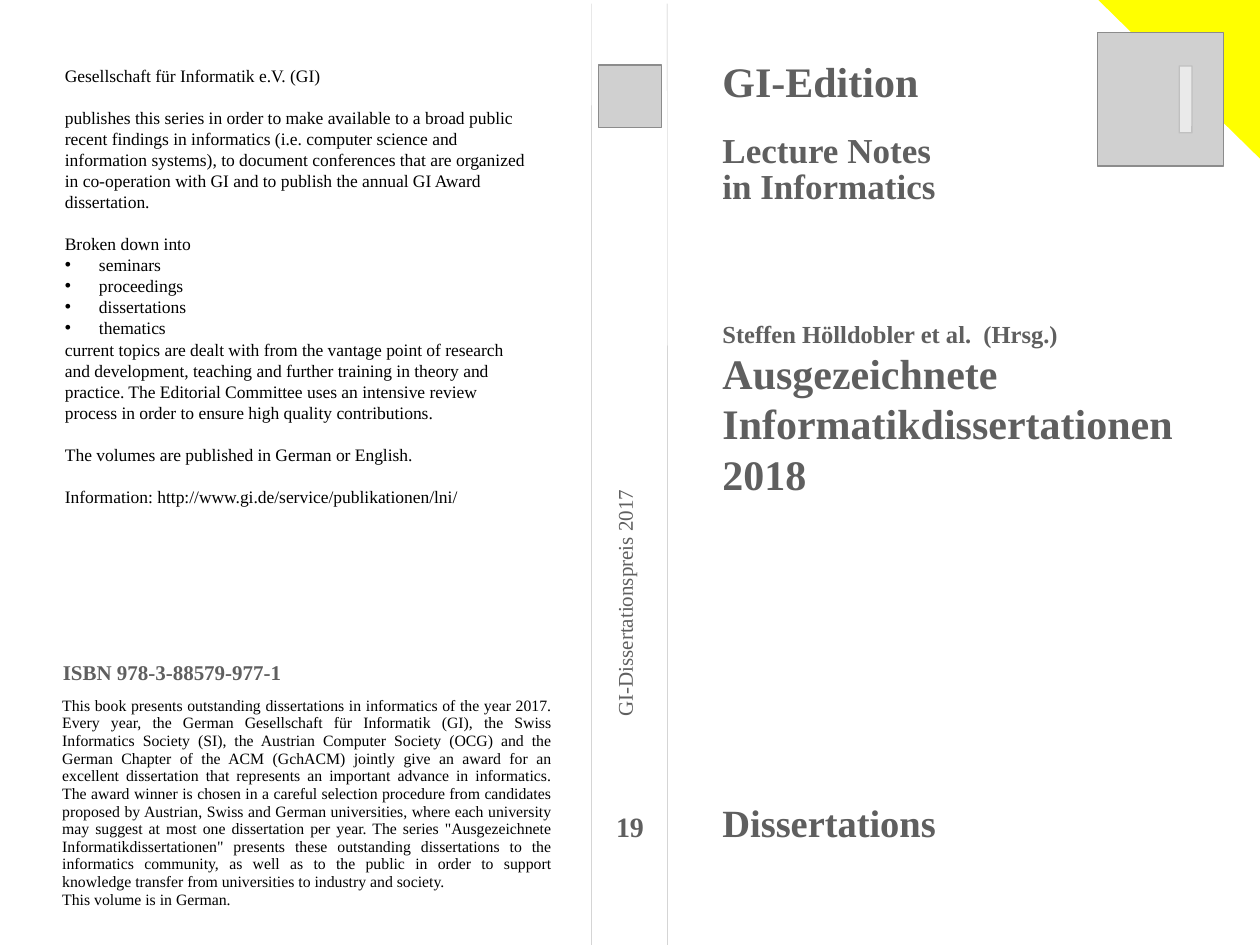
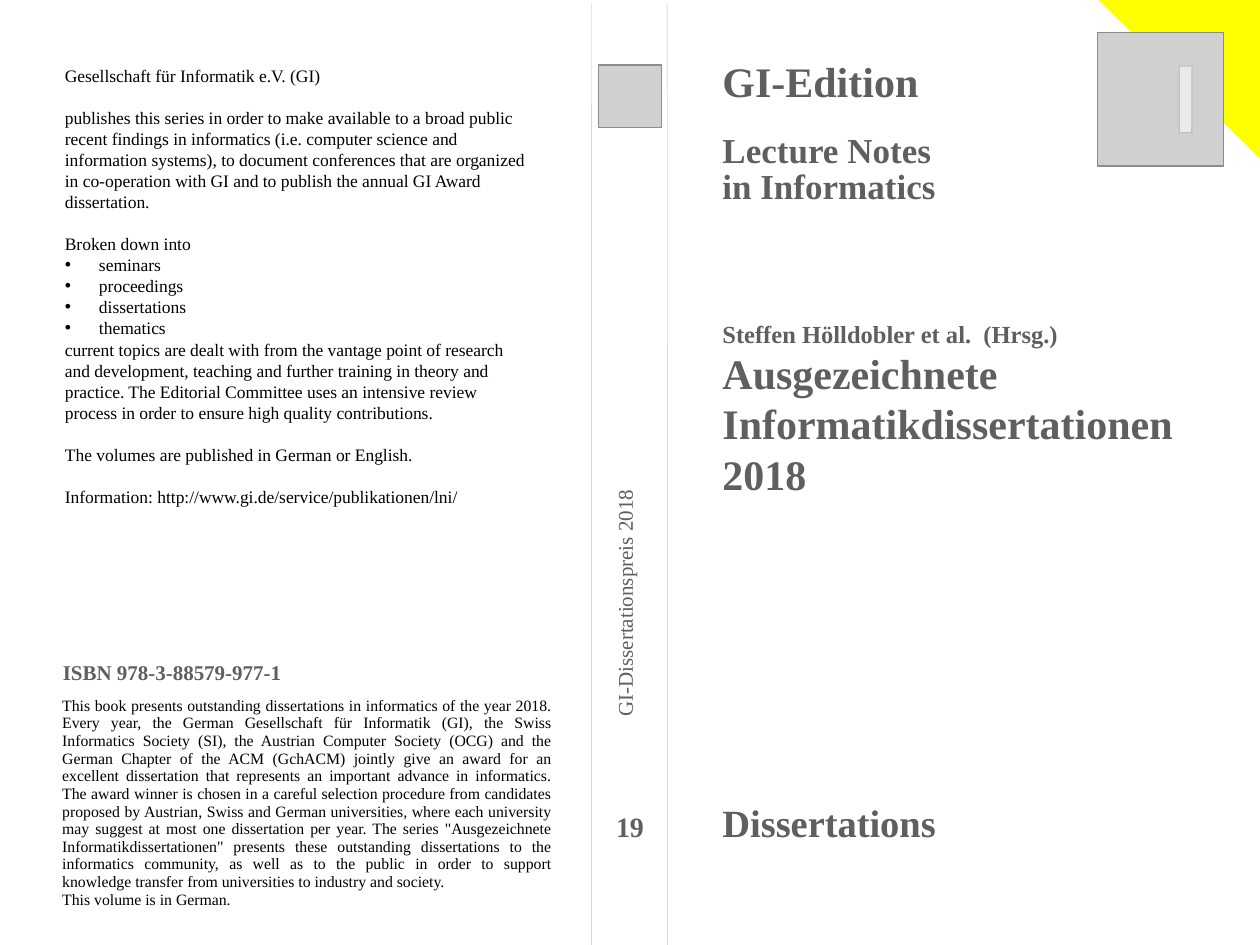
Before and after one commit to nm-wu/GIDiss-LNI, a slide deck: slide 1 of vorspann/Cover-LNI-D-2018.odp. Drawn at 1260x945 pixels with LibreOffice and Linux fonts; fonts in the diff are those of the drawing; grey boxes stand for pictures. Boxes give left, top, right and bottom in pixels: in the first picture for what was removed or moved away, otherwise in the second. Text is boxed around its words. In the diff, an @@ line names an element or a change of style, - is before the commit and + after.

```diff
--- a/vorspann/Cover-LNI-D-2018.odp
+++ b/vorspann/Cover-LNI-D-2018.odp
@@ text at (614,494,637,711): text changed @@
-GI-Dissertationspreis 2017
+GI-Dissertationspreis 2018
@@ text at (62,700,551,890): text changed @@
-This book presents outstanding dissertations in informatics of the year 2017. Every year, the German Gesellschaft für Informatik (GI), the Swiss Informatics Society (SI), the Austrian Computer Society (OCG) and the German Chapter of the ACM (GchACM) jointly give an award for an excellent dissertation that represents an important advance in informatics. The award winner is chosen in a careful selection procedure from candidates proposed by Austrian, Swiss and German universities, where each university may suggest at most one dissertation per year. The series "Ausgezeichnete Informatikdissertationen" presents these outstanding dissertations to the informatics community, as well as to the public in order to support knowledge transfer from universities to industry and society.
+This book presents outstanding dissertations in informatics of the year 2018. Every year, the German Gesellschaft für Informatik (GI), the Swiss Informatics Society (SI), the Austrian Computer Society (OCG) and the German Chapter of the ACM (GchACM) jointly give an award for an excellent dissertation that represents an important advance in informatics. The award winner is chosen in a careful selection procedure from candidates proposed by Austrian, Swiss and German universities, where each university may suggest at most one dissertation per year. The series "Ausgezeichnete Informatikdissertationen" presents these outstanding dissertations to the informatics community, as well as to the public in order to support knowledge transfer from universities to industry and society.
```
Also in this commit, not shown: 6 other files.
